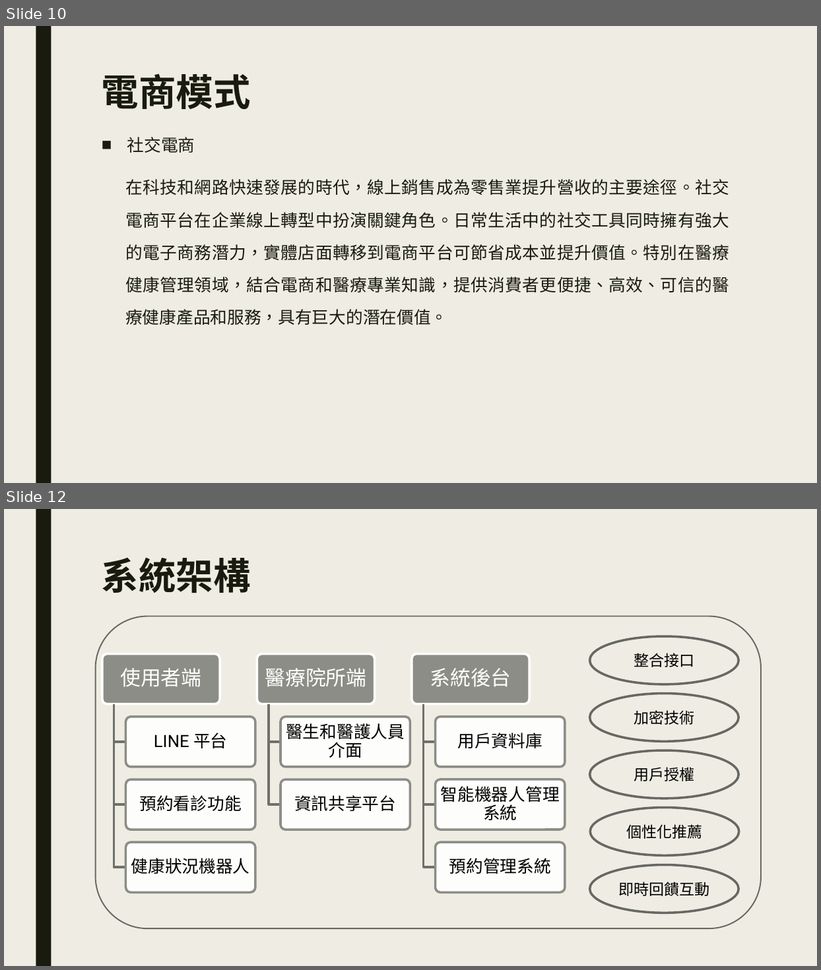
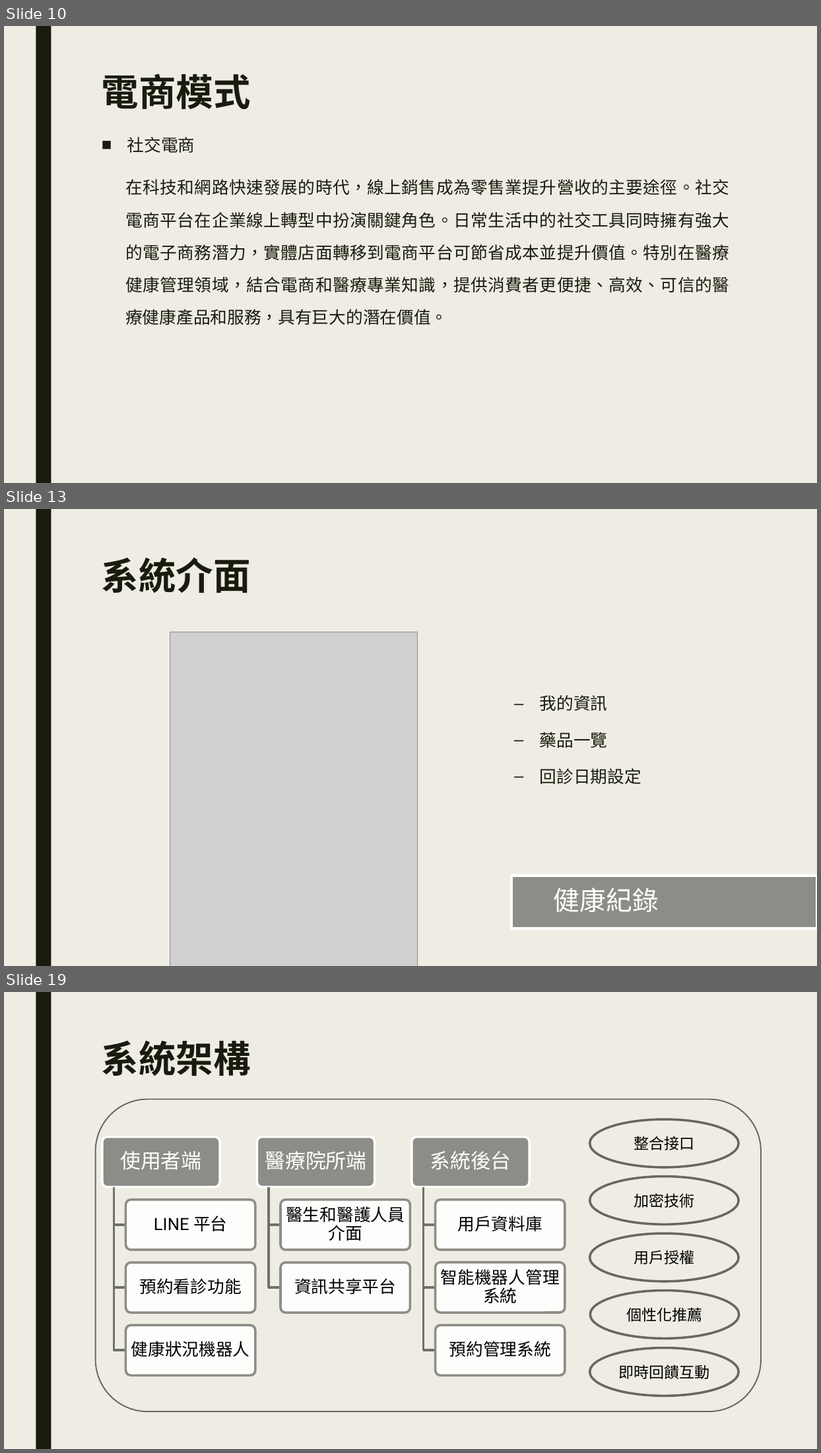
Before and after one commit to plum0411/e-commerce, a slide deck: LINE在電商領域能提出之新功能.pptx. Shown one above the other, each under a label of ours: slides 10 and 12 before the commit, slides 10, 13 and 19 after it; the slides between them are not shown. The pictures are 821x970 and 821x1453 pixels, drawn with LibreOffice and Linux fonts; fonts in the diff are those of the drawing; grey boxes stand for pictures. Boxes give left, top, right and bottom in pixels: in the first picture for what was removed or moved away, otherwise in the second. Text is boxed around its words. In the diff, an @@ line names an element or a change of style, - is before the commit and + after.

Commit message:
add PPT UI/fix word image bug

```diff
--- a/LINE在電商領域能提出之新功能.pptx
+++ b/LINE在電商領域能提出之新功能.pptx
@@ slide 13 added at (4, 509, 817, 966), background #EFEDE3; not listed: 1 template element that a slide beside it also shows @@
@@ title added at (102, 557, 251, 593), 44 pt, text #191B0E, bold @@
+系統介面
@@ picture added at (170, 632, 418, 966) @@
@@ text added at (540, 695, 642, 784), 20 pt, text #191B0E @@
+  – 我的資訊
+  – 藥品一覽
+  – 回診日期設定
@@ rectangle added at (512, 876, 817, 929), fill #8C8D86, outline #FFFFFF 2.75 pt @@
@@ text added at (554, 888, 659, 912), 31 pt, text #FFFFFF @@
+健康紀錄
@@ what was slide 12 is now slide 19 @@
```
Also in this commit, not shown: 1 slide changed, 6 other slides added, 1 other file.
